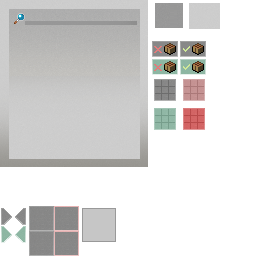
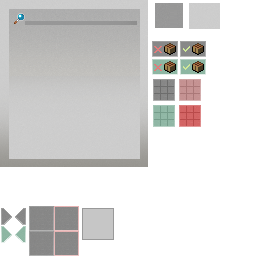
Layers edited between the first and the second 256px x 256px image:
painted on "variations (base)" over [82, 208, 116, 242]
painted on "variations (lines)" over [113, 80, 204, 236]
painted on "variations" over [153, 79, 205, 130]
hid "TODO" over [82, 208, 116, 242]
